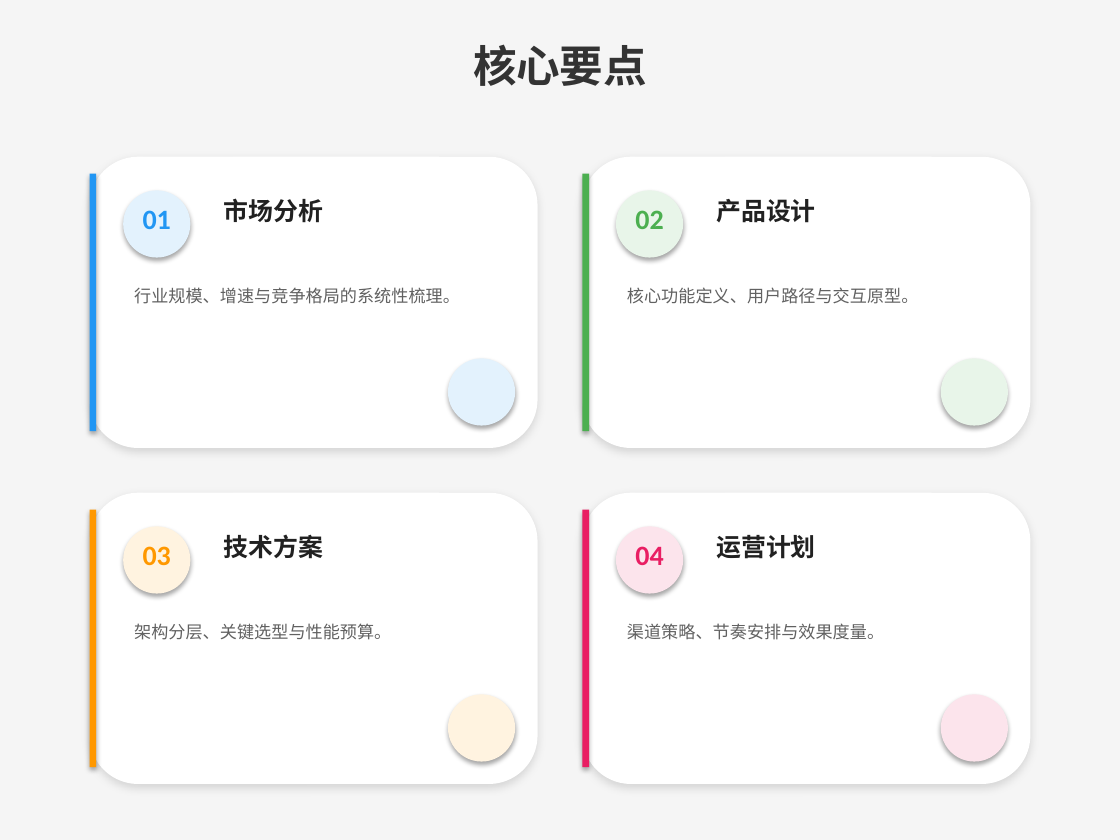
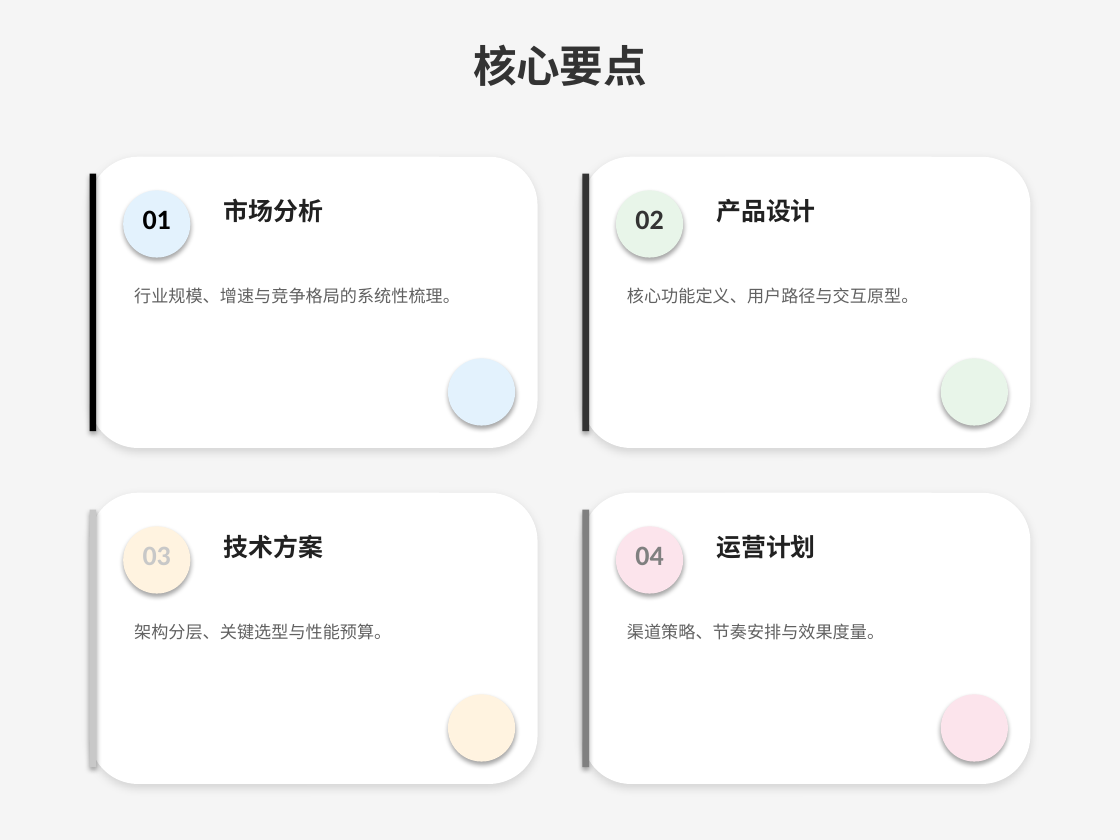
Before and after one commit to wuhua2026/ppt-templates, a slide deck: slide 1 of templates/static/content/four_grid_minimalist_bw.pptx. Drawn at 1120x840 pixels with LibreOffice and Linux fonts; fonts in the diff are those of the drawing. Boxes give left, top, right and bottom in pixels: in the first picture for what was removed or moved away, otherwise in the second. Text is boxed around its words. In the diff, an @@ line names an element or a change of style, - is before the commit and + after.

```diff
--- a/templates/static/content/four_grid_minimalist_bw.pptx
+++ b/templates/static/content/four_grid_minimalist_bw.pptx
@@ rectangle at (90, 174, 96, 431): fill #2196F3 to #000000 @@
@@ rectangle at (582, 174, 589, 431): fill #4CAF50 to #333333 @@
@@ text "01" at (143, 210, 171, 230): text colour #2196F3 to #000000 @@
@@ text "02" at (635, 210, 663, 229): text colour #4CAF50 to #333333 @@
@@ rectangle at (90, 510, 96, 767): fill #FF9800 to #C8C8C8 @@
@@ text "03" at (143, 547, 171, 565): text colour #FF9800 to #C8C8C8 @@
@@ rectangle at (582, 510, 589, 767): fill #E91E63 to #808080 @@
@@ text "04" at (635, 546, 663, 565): text colour #E91E63 to #808080 @@
```
Also in this commit, not shown: 35 other files.
